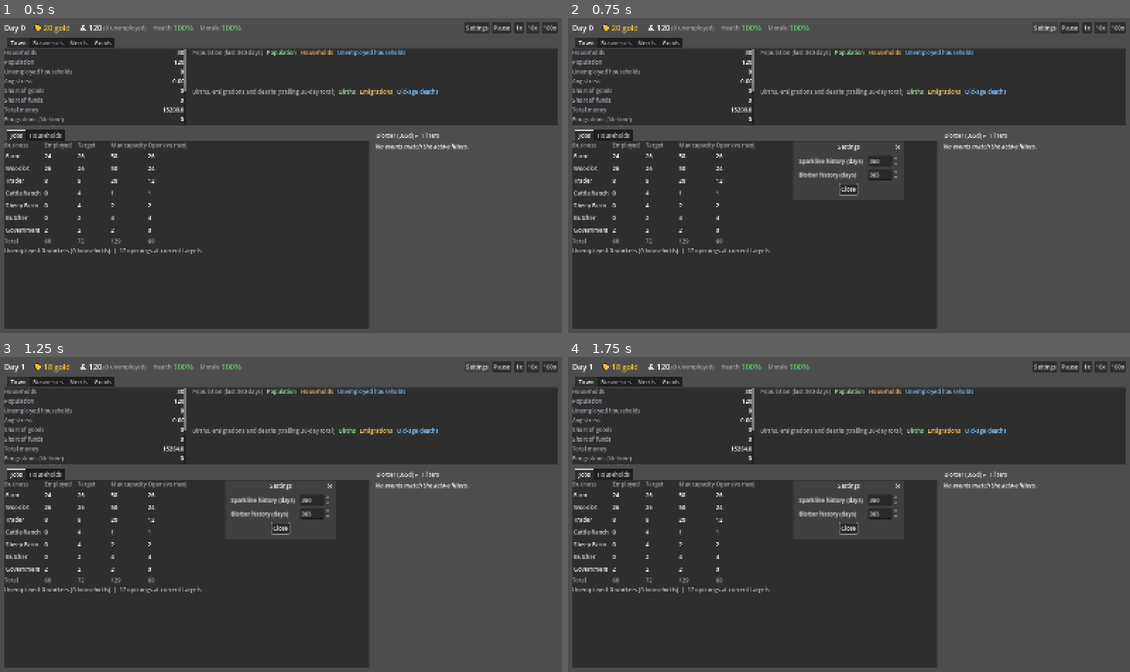
Above: before the commit, frames 1-4 (two rows, left to right).
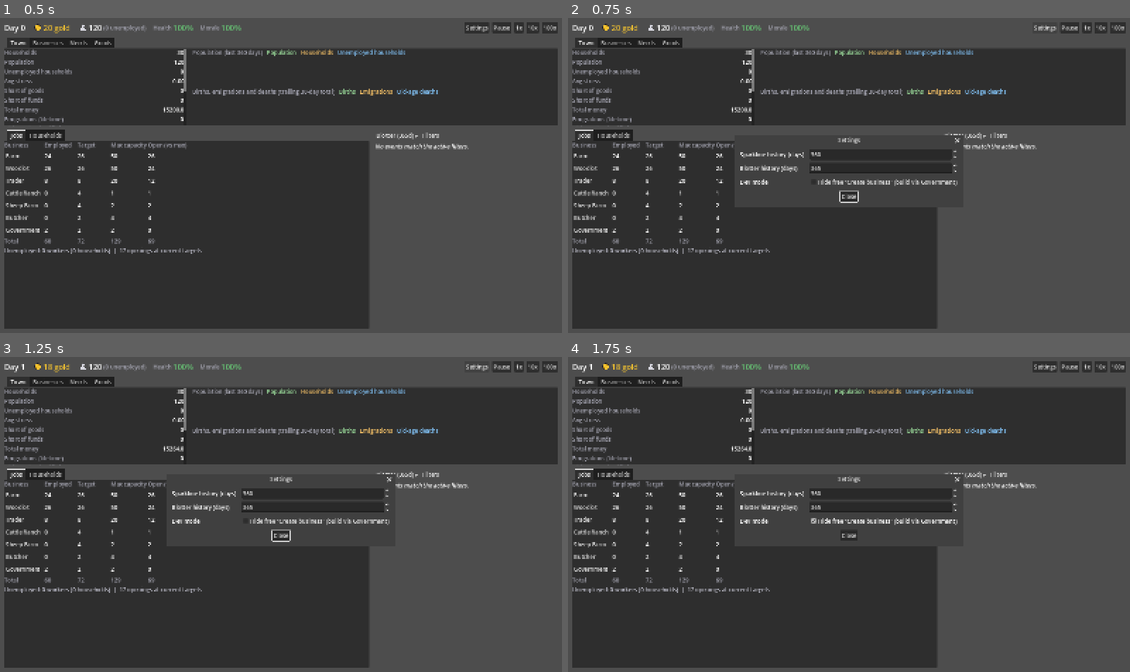
Above: after the commit, the same moments.

Repository: forsman5/sitka
Game: Godot game, scene res://scenes/sim/he_dashboard.tscn
The game is run twice, just before and just after one commit, with the same random seed, the same clock (stepped at 60 frames per second) and the same inputs. This scene is started directly instead of the project's main scene.
Inputs (mouse positions are in pixels of both pictures, inside the frame that each line leads up to):
- Up to frame 1 (0.5 s): no input
- Up to frame 2 (0.75 s): click "Settings" at 0.5 s
- Up to frame 3 (1.25 s): no input
- Up to frame 4 (1.75 s): click (882, 520) at 1.25 s, where only the run after the commit has a clickable "Hide free 'Create business' (…"

Frame 1 is identical in both runs. In frame 2, 1.5% of the frame differs, in the area x 29-71%, y 37-59%; in frame 3, 1.5%; in frame 4, 1.5%.

Commit message:
Add dev mode setting that hides the free Create business menu
Persisted in settings.cfg and toggled from the dashboard Settings dialog.
When on, new buildings must go through the Government build menu.

Co-Authored-By: Claude Sonnet 5.5 <noreply@anthropic.com>

Diff:
--- a/scripts/global/game_state.gd
+++ b/scripts/global/game_state.gd
@@ -13,6 +13,9 @@
 var sparkline_days: int = 360
 ## Days of events the household-economy blotter shows.
 var blotter_days: int = 365
+## Experiments: hides the household-economy dashboard's free "Create business"
+## menu so new buildings have to go through the Government build menu.
+var dev_mode: bool = false
 
 @export var gather_speed: float = 1.3
 @export var game_speed: float = 1.0
@@ -87,11 +90,22 @@
 func set_history_settings(new_sparkline_days: int, new_blotter_days: int) -> void:
 	sparkline_days = clampi(new_sparkline_days, 1, MAX_SPARKLINE_DAYS)
 	blotter_days = clampi(new_blotter_days, 1, MAX_BLOTTER_DAYS)
+	_save_settings()
+	settings_changed.emit()
+
+func set_dev_mode(enabled: bool) -> void:
+	if dev_mode == enabled:
+		return
+	dev_mode = enabled
+	_save_settings()
+	settings_changed.emit()
+
+func _save_settings() -> void:
 	var cfg := ConfigFile.new()
 	cfg.set_value("history", "sparkline_days", sparkline_days)
 	cfg.set_value("history", "blotter_days", blotter_days)
+	cfg.set_value("dev", "dev_mode", dev_mode)
 	cfg.save(SETTINGS_PATH)
-	settings_changed.emit()
 
 func _load_settings() -> void:
 	var cfg := ConfigFile.new()
@@ -99,3 +113,4 @@
 		return
 	sparkline_days = clampi(int(cfg.get_value("history", "sparkline_days", sparkline_days)), 1, MAX_SPARKLINE_DAYS)
 	blotter_days = clampi(int(cfg.get_value("history", "blotter_days", blotter_days)), 1, MAX_BLOTTER_DAYS)
+	dev_mode = bool(cfg.get_value("dev", "dev_mode", dev_mode))
--- a/scripts/sim/household_economy/he_dashboard.gd
+++ b/scripts/sim/household_economy/he_dashboard.gd
@@ -185,6 +185,7 @@
 var _warehouse_rows: Dictionary = {} # commodity -> {stock, price, buy, sell, keep}
 var _warehouse_orders_loaded_for: int = -1
 var _gov_build_popup: PopupMenu
+var _create_business_button: MenuButton
 var _business_detail_herd_events_section: VBoxContainer
 var _business_detail_herd_events_display: RichTextLabel
 var _business_detail_transaction_section: VBoxContainer
@@ -1079,6 +1080,14 @@
 		GameState.set_history_settings(int(sparkline_box.value), int(blotter_box.value))
 	sparkline_box.value_changed.connect(apply)
 	blotter_box.value_changed.connect(apply)
+	var dev_label := Label.new()
+	dev_label.text = "Dev mode"
+	grid.add_child(dev_label)
+	var dev_check := CheckBox.new()
+	dev_check.text = "Hide free \"Create business\" (build via Government)"
+	dev_check.button_pressed = GameState.dev_mode
+	dev_check.toggled.connect(GameState.set_dev_mode)
+	grid.add_child(dev_check)
 	dialog.confirmed.connect(dialog.queue_free)
 	dialog.canceled.connect(dialog.queue_free)
 	add_child(dialog)
@@ -1101,6 +1110,8 @@
 	return values.slice(values.size() - keep) if values.size() > keep else values
 
 func _on_history_settings_changed() -> void:
+	if _create_business_button != null and is_instance_valid(_create_business_button):
+		_create_business_button.visible = not GameState.dev_mode
 	_update_history_titles()
 	_set_blotter_minimized(_blotter_minimized)
 	_refresh()
@@ -2480,6 +2491,8 @@
 		create_popup.add_item("%s (already built)" % option["label"] if already_built else option["label"], i)
 		create_popup.set_item_disabled(i, already_built)
 	create_popup.id_pressed.connect(_on_create_business_pressed)
+	create_button.visible = not GameState.dev_mode
+	_create_business_button = create_button
 	_business_list.add_child(create_button)
 
 	var gov_build_button := MenuButton.new()
